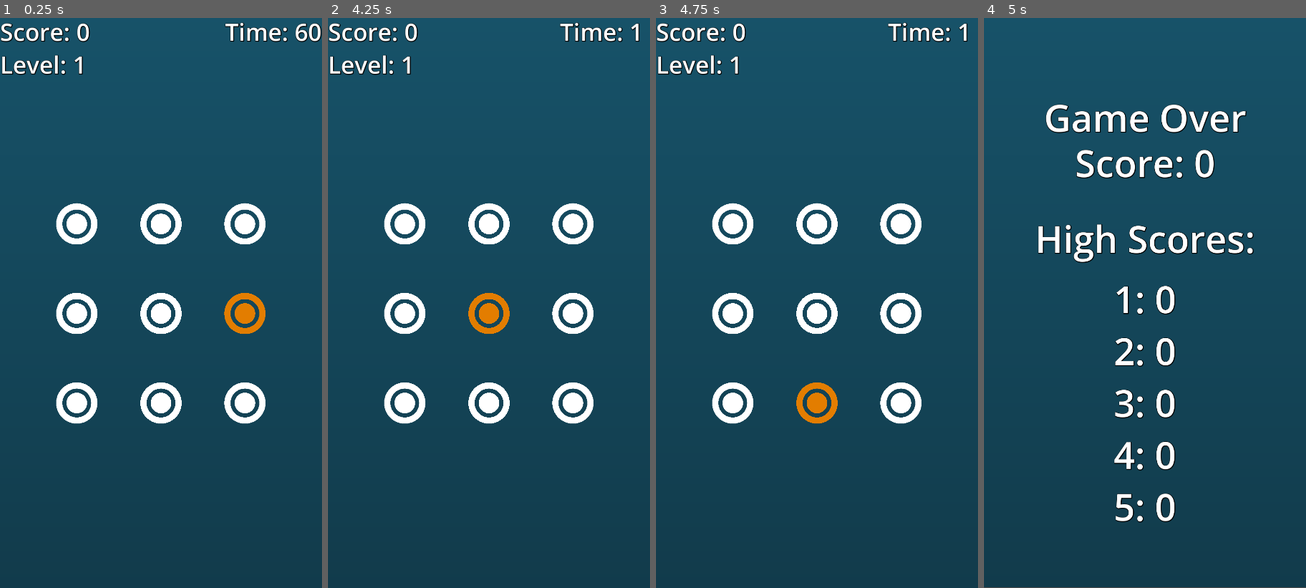
Above: before the commit, frames 1-4 (left to right).
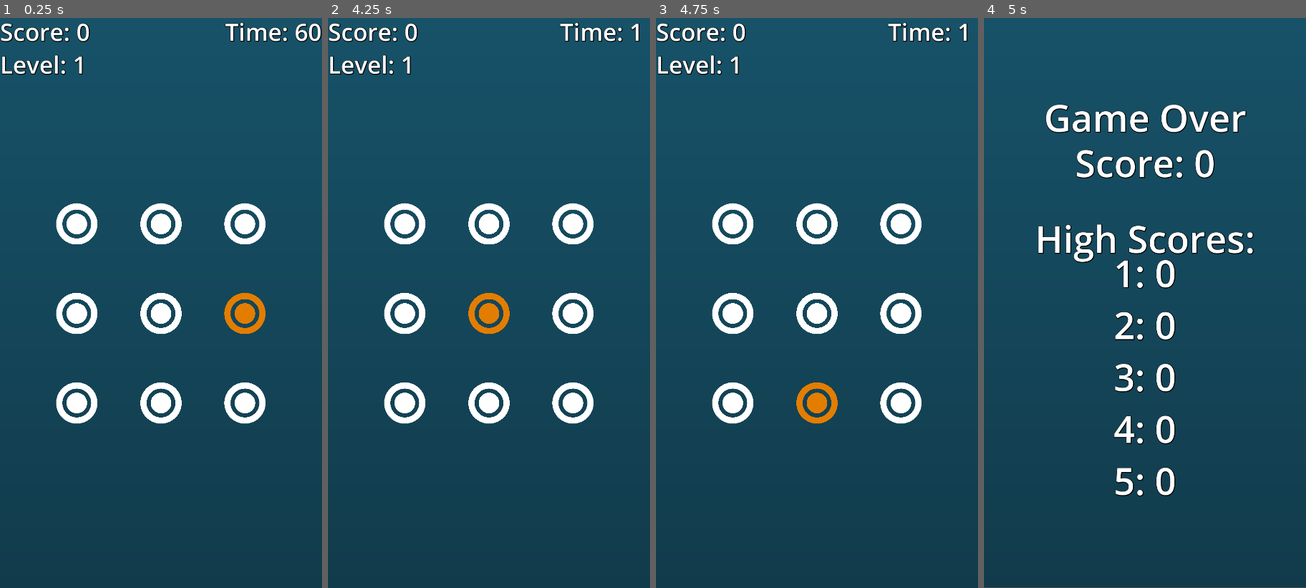
Above: after the commit, the same moments.

Repository: tJamesD/dot-line-matcher
Game: Godot game, scene res://Scenes/main.tscn
Same seed, same stepped clock (60 frames per second), same inputs: the game is played once before the commit and once after it.
Inputs (mouse positions are in pixels of both pictures, inside the frame that each line leads up to):
- Up to frame 1 (0.25 s): no input
- Up to frame 2 (4.25 s): tap Enter at 0.5, 2.75 s; move the mouse to (405, 223) at 0.52 s; tap Space at 1.25, 3.5 s; move the mouse to (489, 223) at 1.27 s; move the mouse to (572, 223) at 2.02 s; move the mouse to (405, 314) at 2.77 s; move the mouse to (489, 314) at 3.52 s
- Up to frame 3 (4.75 s): tap Enter at 4.25 s; move the mouse to (900, 314) at 4.27 s
- Up to frame 4 (5 s): no input

Frames 1-3 are identical in both runs. In frame 4, 3.5% of the frame differs, in the area x 40-60%, y 42-89%.
Error before the commit: Invalid access of index '1' on a base object of type: 'Array'. (res://Scenes/game_over.gd:13)

Commit message:
scores now added imedaitly to board, and shows in correct order

Diff:
--- a/Scenes/game_over.gd
+++ b/Scenes/game_over.gd
@@ -5,19 +5,26 @@
 
 func _ready():
 	current_run_score_label.text = "Score: " + str(SaveGames.last_score)
-
+	SaveGames._load_scores()
 	var scores = SaveGames.get_keys()
 
-	if scores[0] == null:
-		scores[0] = 0
-	if scores[1] == null:
-		scores[1] = 0
-	if scores[2] == null:
-		scores[2] = 0
-	if scores[3] == null:
-		scores[3] = 0
-	if scores[4] == null:
-		scores[5] = 0
+	var scores_index = scores.size()
+
+	while scores_index < 5:
+		scores.append(0)
+		scores_index+=1
+
+
+	#if scores[0] == null:
+		#scores[0] = 0
+	#if scores[1] == null:
+		#scores[1] = 0
+	#if scores[2] == null:
+		#scores[2] = 0
+	#if scores[3] == null:
+		#scores[3] = 0
+	#if scores[4] == null:
+		#scores[5] = 0
 
 
 
--- a/Scripts/SaveGames.gd
+++ b/Scripts/SaveGames.gd
@@ -20,6 +20,7 @@
 	if _check_max_scores():
 		#score_dict.set(score, name)
 		score_array.append({"name":name, "score" :score})
+		score_array.sort_custom(_custom_sort)
 	elif _check_for_new_high_score(score):
 		score_array.append({"name":name, "score" :score})
 		score_array.sort_custom(_custom_sort)
